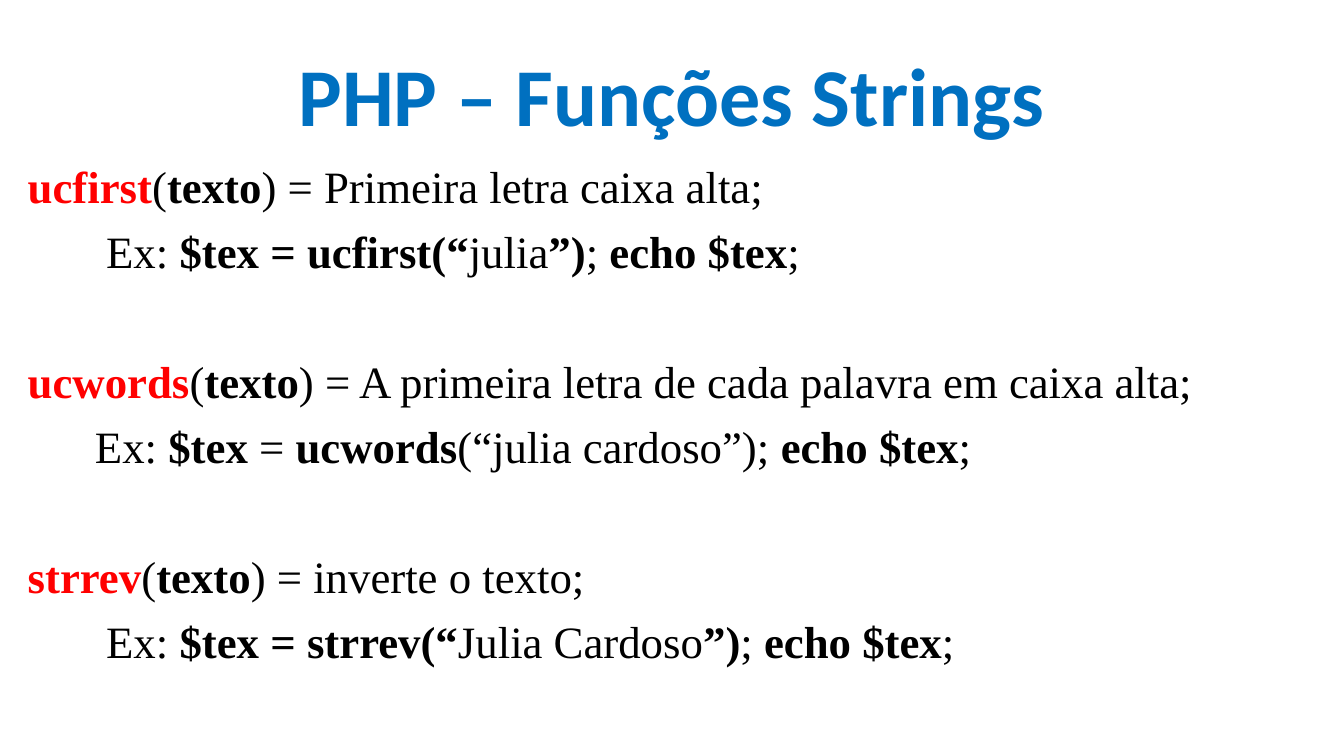
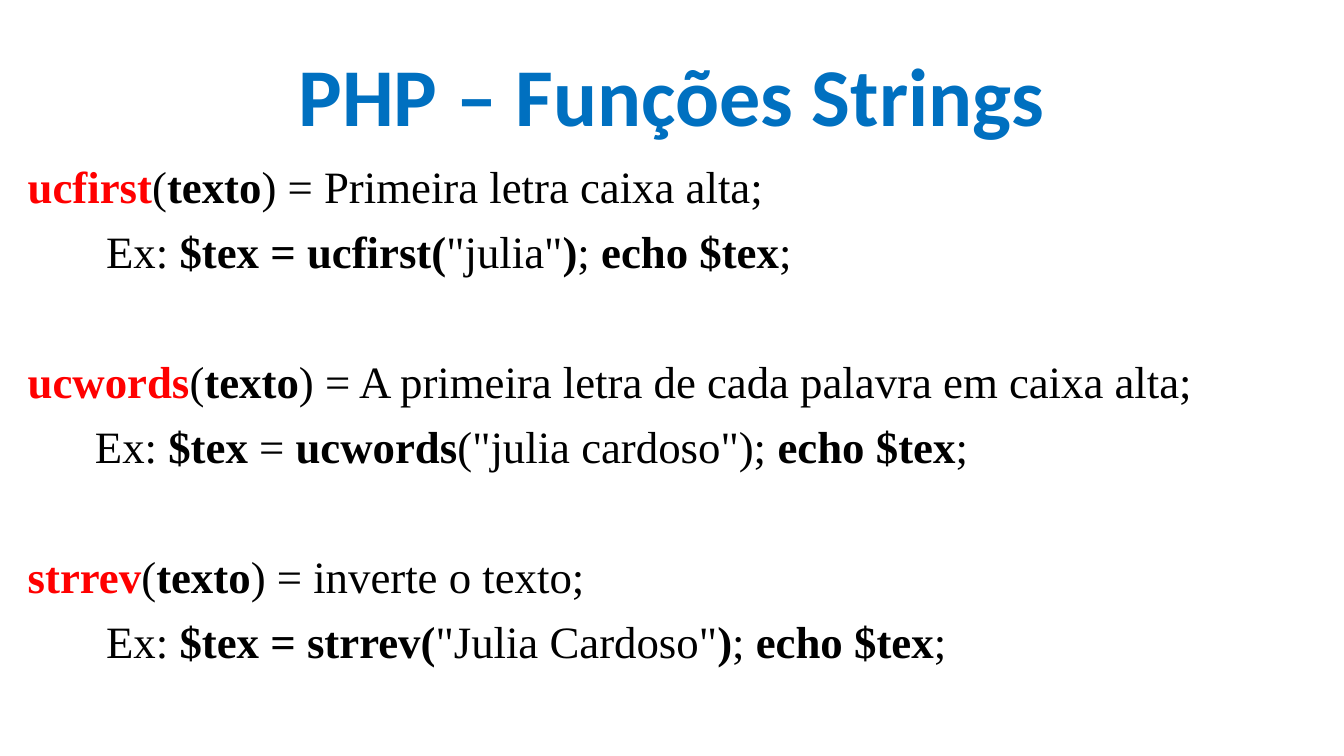
Before and after one commit to CloudEducationBrazil/WydenDesenvolvimentoWebPHP, a slide deck: slide 38 of 01 Classes/Aula 12 e 13 Desenvolvimento Web PHP - PHP.pptx. Drawn at 1344x756 pixels with LibreOffice and Linux fonts; fonts in the diff are those of the drawing; background and template pictures are left out. Boxes give left, top, right and bottom in pixels: in the first picture for what was removed or moved away, otherwise in the second. Text is boxed around its words. In the diff, an @@ line names an element or a change of style, - is before the commit and + after.

```diff
--- a/01 Classes/Aula 12 e 13 Desenvolvimento Web PHP - PHP.pptx
+++ b/01 Classes/Aula 12 e 13 Desenvolvimento Web PHP - PHP.pptx
@@ text at (106,235,791,278): text changed @@
-Ex: $tex = ucfirst(“julia”); echo $tex;
+Ex: $tex = ucfirst("julia"); echo $tex;
@@ text at (95,430,968,473): text changed @@
-Ex: $tex = ucwords(“julia cardoso”); echo $tex;
+Ex: $tex = ucwords("julia cardoso"); echo $tex;
@@ text at (106,625,946,668): text changed @@
-Ex: $tex = strrev(“Julia Cardoso”); echo $tex;
+Ex: $tex = strrev("Julia Cardoso"); echo $tex;
```
Also in this commit, not shown: 36 other slides changed, 1 other file.
